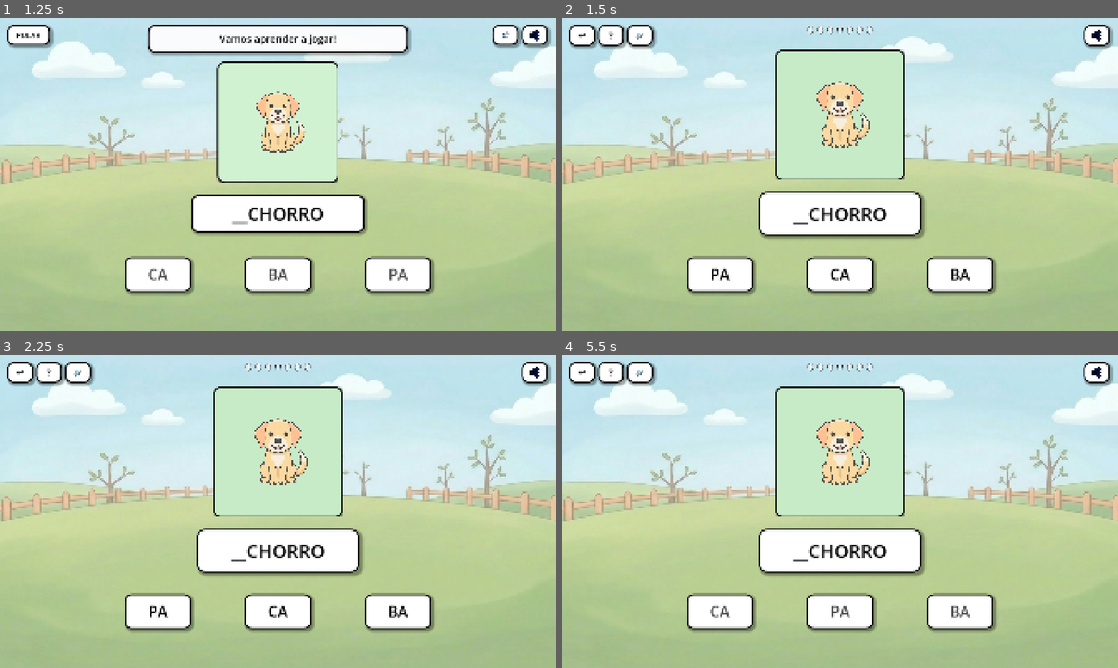
Above: before the commit, frames 1-4 (two rows, left to right).
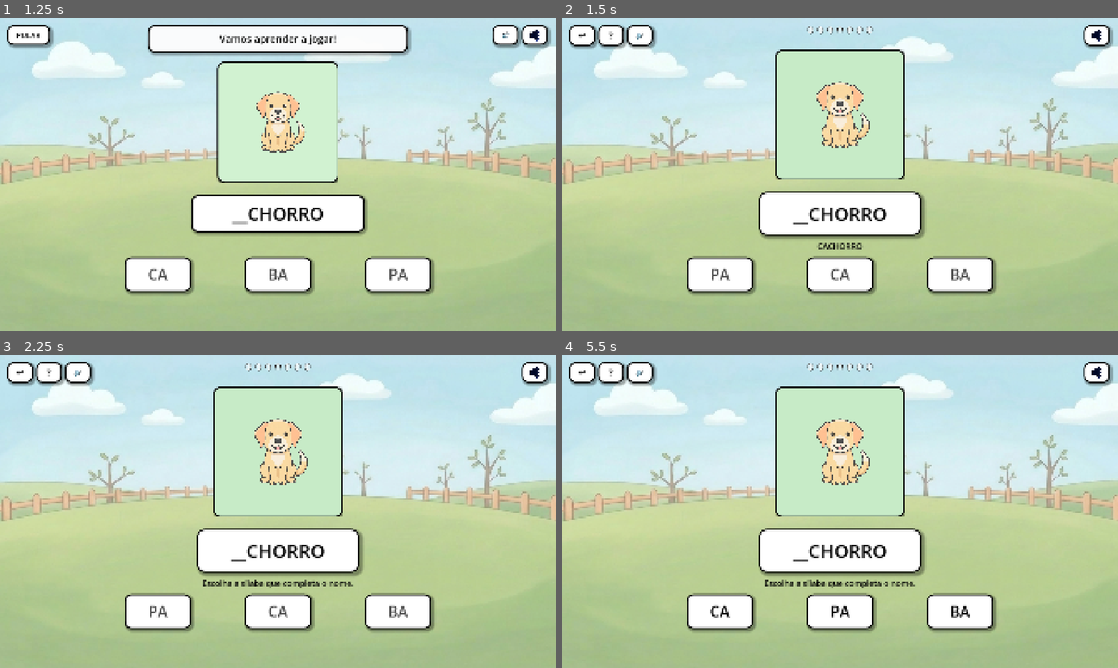
Above: after the commit, the same moments.

Repository: AugustoSalvego/Zoo_Game
Game: Godot game, scene res://scenes/Menu.tscn
Same seed, same stepped clock (60 frames per second), same inputs: the game is played once before the commit and once after it. Sound files missing from this copy of the repository are replaced by a short silence.
Inputs (mouse positions are in pixels of both pictures, inside the frame that each line leads up to):
- Up to frame 1 (1.25 s): click "JOGAR" at 0.5 s
- Up to frame 2 (1.5 s): click "PULAR" at 1.25 s
- Up to frame 3 (2.25 s): click "🔊" at 2 s
- Up to frame 4 (5.5 s): click "PA" at 2.75 s; click "↩" at 3.5 s; click "JOGAR" at 4.25 s; click (717, 611) at 5 s, where only the run before the commit has a clickable "CA"

Frame 1 is identical in both runs. In frame 2, 0.3% of the frame differs, in the area x 27-74%, y 71-84%; in frame 3, 0.5%; in frame 4, 0.5%, in the area x 26-74%, y 71-84%.

Commit message:
audio: synchronize game and final screen speech

Diff:
--- a/scripts/jogo.gd
+++ b/scripts/jogo.gd
@@ -3,6 +3,7 @@
 const AccessibilityAudio = preload("res://scripts/accessibility_audio.gd")
 const VOLUME_ICON := preload("res://audio/icons/volume.png")
 const MUTED_ICON := preload("res://audio/icons/muted.png")
+const INSTRUCTION_TEXT := "Escolha a sílaba que completa o nome."
 
 @onready var layout: Control = $Layout
 @onready var fundo_jogo: TextureRect = $Layout/FundoJogo
@@ -20,6 +21,7 @@
 var resposta_correta := ""
 var respondendo := false
 var opcoes_atuais: Array = []
+var anuncio_id := 0
 
 var progress_container: HBoxContainer
 var instruction_label: Label
@@ -52,6 +54,14 @@
 	btn2.pressed.connect(func(): verificar_resposta(btn2, btn2.text))
 	btn3.pressed.connect(func(): verificar_resposta(btn3, btn3.text))
 	btn_reiniciar.pressed.connect(reiniciar_jogo)
+	btn_reiniciar.mouse_entered.connect(func():
+		if btn_reiniciar.visible:
+			audio.play_voice("final_play_again")
+	)
+	btn_reiniciar.focus_entered.connect(func():
+		if btn_reiniciar.visible:
+			audio.play_voice("final_play_again")
+	)
 
 	btn_reiniciar.hide()
 	carregar_fase(true)
@@ -146,15 +156,17 @@
 	btn_voltar = criar_botao_topo("↩", Vector2(24, 24))
 	btn_voltar.pressed.connect(voltar_menu)
 	btn_voltar.mouse_entered.connect(func(): audio.play_voice("ui_back"))
+	btn_voltar.focus_entered.connect(func(): audio.play_voice("ui_back"))
 
 	btn_ajuda = criar_botao_topo("?", Vector2(124, 24))
 	btn_ajuda.pressed.connect(abrir_tutorial)
 	btn_ajuda.tooltip_text = "Como jogar"
 	btn_ajuda.mouse_entered.connect(func(): audio.play_voice("ui_help"))
+	btn_ajuda.focus_entered.connect(func(): audio.play_voice("ui_help"))
 
 	btn_repetir = criar_botao_topo("🔊", Vector2(224, 24))
 	btn_repetir.pressed.connect(repetir_instrucao)
-	btn_repetir.tooltip_text = "Ouvir o nome do animal novamente"
+	btn_repetir.tooltip_text = "Ouvir a instrução novamente"
 
 	btn_volume = Button.new()
 	btn_volume.set_anchors_preset(Control.PRESET_TOP_RIGHT)
@@ -167,6 +179,7 @@
 	atualizar_icone_volume()
 	btn_volume.pressed.connect(toggle_volume_panel)
 	btn_volume.mouse_entered.connect(func(): audio.play_voice("ui_volume"))
+	btn_volume.focus_entered.connect(func(): audio.play_voice("ui_volume"))
 	layout.add_child(btn_volume)
 
 	volume_panel = Panel.new()
@@ -203,6 +216,14 @@
 	estilizar_botao(btn_menu_final)
 	btn_menu_final.add_theme_font_size_override("font_size", 32)
 	btn_menu_final.pressed.connect(voltar_menu)
+	btn_menu_final.mouse_entered.connect(func():
+		if btn_menu_final.visible:
+			audio.play_voice("final_back_menu")
+	)
+	btn_menu_final.focus_entered.connect(func():
+		if btn_menu_final.visible:
+			audio.play_voice("final_back_menu")
+	)
 	layout.add_child(btn_menu_final)
 
 func criar_botao_topo(texto: String, posicao: Vector2) -> Button:
@@ -215,7 +236,8 @@
 	return botao
 
 func carregar_fase(novas_opcoes: bool = true) -> void:
-	respondendo = false
+	anuncio_id += 1
+	respondendo = true
 	if fase_atual >= fases.size():
 		finalizar_jogo()
 		return
@@ -226,7 +248,7 @@
 	btn_reiniciar.hide()
 	btn_menu_final.hide()
 	lbl_palavra.text = fase["incompleto"]
-	instruction_label.text = ""
+	instruction_label.text = str(fase["animal"])
 	estilizar_painel(caixa_palavra, Color.WHITE)
 	img_animal.texture = load(fase["imagem"])
 	atualizar_progresso()
@@ -239,28 +261,39 @@
 	btn3.text = opcoes_atuais[2]
 
 	for botao in [btn1, btn2, btn3]:
-		botao.disabled = false
+		botao.disabled = true
 		botao.show()
 		aplicar_estado_botao(botao, Color.WHITE)
 
-	call_deferred("anunciar_fase")
-
-func anunciar_fase() -> void:
-	if fase_atual >= fases.size():
-		return
-	var fase = fases[fase_atual]
-	await audio.play_word_and_wait(fase["animal"], 1.0)
+	call_deferred("anunciar_fase", anuncio_id, fase_atual)
+
+func anunciar_fase(id: int, indice_fase: int) -> void:
+	if indice_fase >= fases.size() or indice_fase != fase_atual or id != anuncio_id:
+		return
+	var fase = fases[indice_fase]
+	instruction_label.text = str(fase["animal"])
+	audio.play_word(str(fase["animal"]))
+	await get_tree().create_timer(1.05).timeout
+	if indice_fase != fase_atual or id != anuncio_id:
+		return
+	instruction_label.text = INSTRUCTION_TEXT
+	audio.play_voice("instruction_choose_syllable")
+	for botao in [btn1, btn2, btn3]:
+		botao.disabled = false
+	respondendo = false
 
 func repetir_instrucao() -> void:
 	if fase_atual >= fases.size():
 		audio.play_voice("final_congratulations")
 		return
-	anunciar_fase()
+	instruction_label.text = INSTRUCTION_TEXT
+	audio.play_voice("instruction_choose_syllable")
 
 func verificar_resposta(botao_escolhido: Button, resposta: String) -> void:
 	if respondendo or fase_atual >= fases.size():
 		return
 	respondendo = true
+	anuncio_id += 1
 	var fase = fases[fase_atual]
 	for botao in [btn1, btn2, btn3]:
 		botao.disabled = true
@@ -270,10 +303,11 @@
 	if resposta == resposta_correta:
 		aplicar_estado_botao(botao_escolhido, Color(0.65, 1.0, 0.55))
 		lbl_palavra.text = fase["animal"]
-		instruction_label.text = "Parabéns!"
+		instruction_label.text = "Você acertou!"
 		estilizar_painel(caixa_palavra, Color(0.65, 1.0, 0.55))
 		await audio.speak_and_wait("feedback_correct", 1.2)
-		await audio.play_word_and_wait(fase["animal"], 1.0)
+		instruction_label.text = str(fase["animal"])
+		await audio.play_word_and_wait(str(fase["animal"]), 1.0)
 		await get_tree().create_timer(0.45).timeout
 		fase_atual += 1
 		opcoes_atuais.clear()
@@ -286,6 +320,7 @@
 		await audio.speak_and_wait("feedback_try_again", 1.25)
 		await get_tree().create_timer(0.25).timeout
 		lbl_palavra.text = fase["incompleto"]
+		instruction_label.text = INSTRUCTION_TEXT
 		estilizar_painel(caixa_palavra, Color.WHITE)
 		for botao in [btn1, btn2, btn3]:
 			botao.disabled = false
@@ -314,6 +349,8 @@
 	return estilo
 
 func finalizar_jogo() -> void:
+	respondendo = true
+	anuncio_id += 1
 	for i in range(progress_container.get_child_count()):
 		var dot := progress_container.get_child(i) as Panel
 		if dot != null:
@@ -344,6 +381,7 @@
 		tween.tween_callback(confete.queue_free)
 
 func reiniciar_jogo() -> void:
+	audio.stop_voice()
 	fase_atual = 0
 	opcoes_atuais.clear()
 	btn_reiniciar.hide()
@@ -357,9 +395,20 @@
 	if fase_atual >= fases.size():
 		return
 	if event is InputEventMouseButton and event.button_index == MOUSE_BUTTON_LEFT and event.pressed:
-		audio.play_word(str(fases[fase_atual]["animal"]))
+		anunciar_nome_animal_interativo()
 	elif event is InputEventScreenTouch and event.pressed:
-		audio.play_word(str(fases[fase_atual]["animal"]))
+		anunciar_nome_animal_interativo()
+
+func anunciar_nome_animal_interativo() -> void:
+	if fase_atual >= fases.size():
+		return
+	var indice := fase_atual
+	var animal := str(fases[indice]["animal"])
+	instruction_label.text = animal
+	audio.play_word(animal)
+	await get_tree().create_timer(1.05).timeout
+	if indice == fase_atual and not respondendo:
+		instruction_label.text = INSTRUCTION_TEXT
 
 func abrir_tutorial() -> void:
 	audio.stop_voice()
